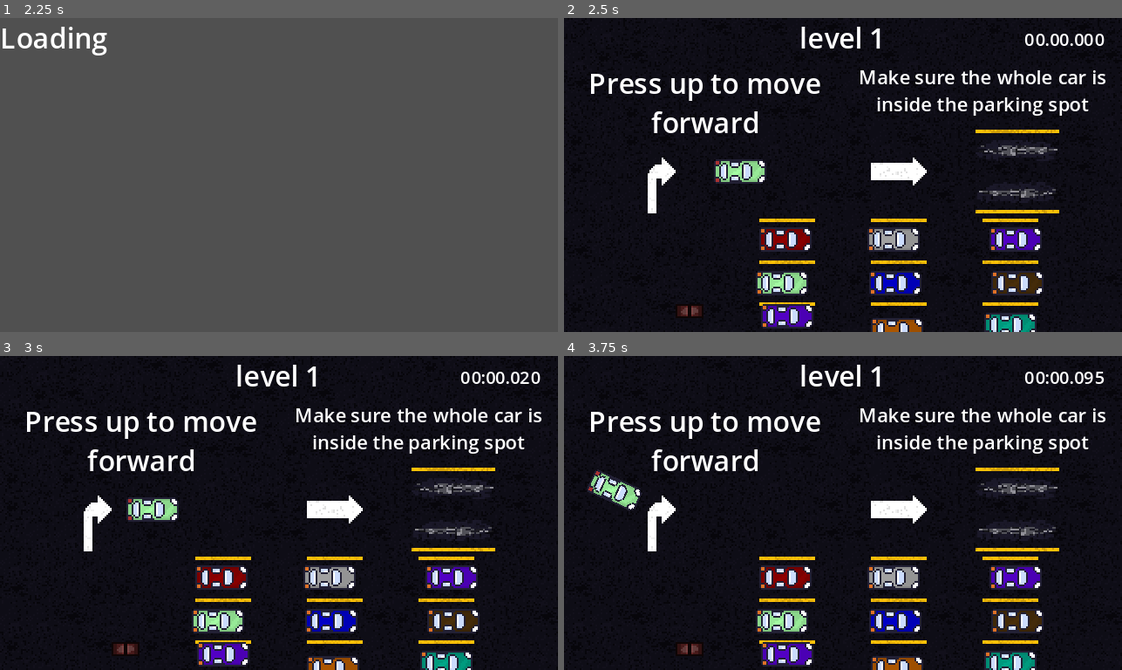
Above: before the commit, frames 1-4 (two rows, left to right).
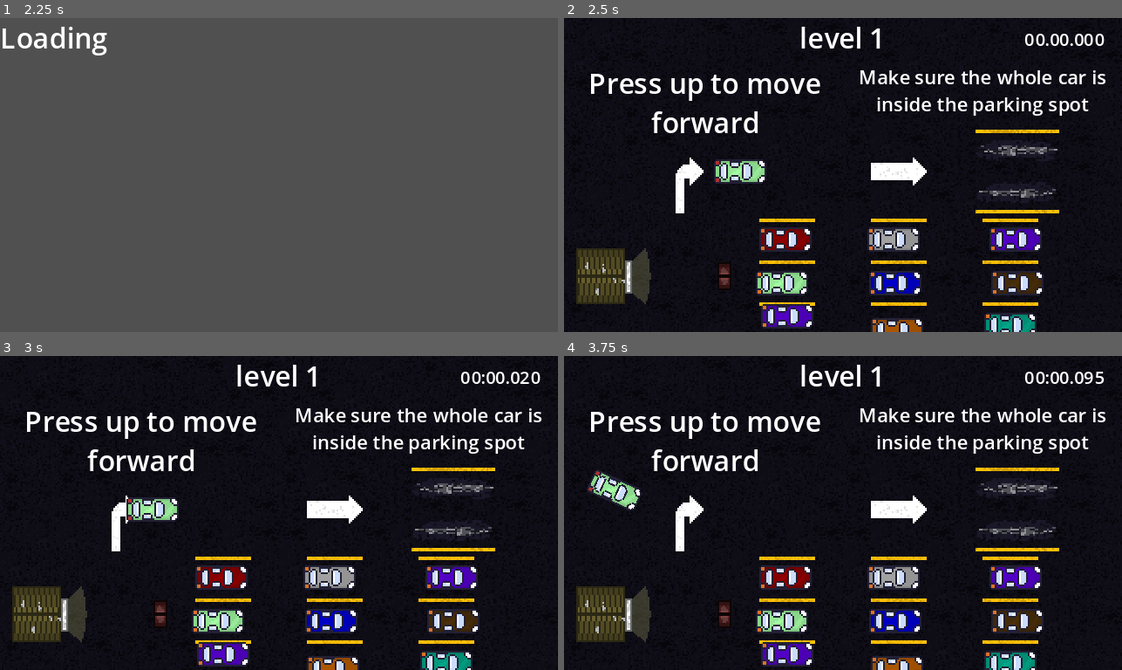
Above: after the commit, the same moments.

Repository: symbol24/2btnControl
Game: Godot game, scene res://Scenes/UI/boot.tscn
Two runs of this game, one before a commit and one after it. Both use one fixed random seed, a clock stepped at 60 frames per second and the inputs below.
Inputs (mouse positions are in pixels of both pictures, inside the frame that each line leads up to):
- Up to frame 1 (2.25 s): click "Play" at 0.5 s; click "Play" at 1.25 s; tap Enter at 2 s; move the mouse to (401, 159) at 2.02 s; hold Up (forward) from 2.03 s (still down); click (401, 159) at 2.17 s
- Up to frame 2 (2.5 s): keep holding Up (forward)
- Up to frame 3 (3 s): tap R (reset) at 2.75 s; move the mouse to (167, 528) at 2.77 s; release Up (forward) at 2.78 s; hold Down (backward) from 2.78 s (still down)
- Up to frame 4 (3.75 s): move the mouse to (898, 443) at 3.52 s; release Down (backward) at 3.53 s; hold Up (forward) from 3.53 s (still down)

Frame 1 is identical in both runs. In frame 2, 3.2% of the frame differs, in the area x 2-30%, y 44-95%; in frame 3, 3.1%; in frame 4, 3.2%.

Commit message:
added hut and key kiosk

Diff:
--- a/Data/parking_tileset.tres
+++ b/Data/parking_tileset.tres
@@ -1,48 +1,45 @@
-[gd_resource type="TileSet" load_steps=17 format=3 uid="uid://ctb0cwkl7fnqv"]
+[gd_resource type="TileSet" load_steps=16 format=3 uid="uid://ctb0cwkl7fnqv"]
 
 [ext_resource type="Texture2D" uid="uid://dmwexkt2j14ik" path="res://Textures/parking_sprite.png" id="1_dqrne"]
-
-[sub_resource type="TileMapPattern" id="TileMapPattern_312rq"]
-tile_data = PackedInt32Array(0, 0, 0, 65536, 0, 1, 1, 65536, 0, 65537, 65536, 1)
 
 [sub_resource type="TileMapPattern" id="TileMapPattern_d5n2u"]
 tile_data = PackedInt32Array(0, 131072, 0)
 
+[sub_resource type="TileMapPattern" id="TileMapPattern_evoqr"]
+tile_data = PackedInt32Array(0, 0, 8, 65536, 0, 9, 1, 65536, 8, 65537, 65536, 9)
+
+[sub_resource type="TileMapPattern" id="TileMapPattern_oeqdg"]
+tile_data = PackedInt32Array(0, 524288, 0, 65536, 524288, 1, 131072, 524288, 2, 1, 589824, 0, 65537, 589824, 1, 131073, 589824, 2)
+
+[sub_resource type="TileMapPattern" id="TileMapPattern_sf0r3"]
+tile_data = PackedInt32Array(0, 524288, 6, 65536, 524288, 7, 1, 589824, 6, 65537, 589824, 7)
+
+[sub_resource type="TileMapPattern" id="TileMapPattern_is3j5"]
+tile_data = PackedInt32Array(0, 458752, 4, 65536, 458752, 5, 1, 524288, 4, 65537, 524288, 5, 2, 589824, 4, 65538, 589824, 5)
+
+[sub_resource type="TileMapPattern" id="TileMapPattern_w65l2"]
+tile_data = PackedInt32Array(0, 131072, 7, 65536, 131072, 8, 131072, 131072, 9, 1, 196608, 7, 65537, 196608, 8, 131073, 196608, 9, 2, 262144, 7, 65538, 262144, 8, 131074, 262144, 9)
+
+[sub_resource type="TileMapPattern" id="TileMapPattern_vvbye"]
+tile_data = PackedInt32Array(0, 327680, 8, 65536, 327680, 9)
+
+[sub_resource type="TileMapPattern" id="TileMapPattern_eqbjt"]
+tile_data = PackedInt32Array(0, 393216, 7, 65536, 393216, 8, 131072, 393216, 9)
+
+[sub_resource type="TileMapPattern" id="TileMapPattern_087go"]
+tile_data = PackedInt32Array(0, 458752, 9, 1, 524288, 9, 2, 589824, 9)
+
+[sub_resource type="TileMapPattern" id="TileMapPattern_jpxro"]
+tile_data = PackedInt32Array(0, 0, 0, 65536, 0, 1, 131072, 0, 2, 1, 65536, 0, 65537, 65536, 1, 131073, 65536, 2)
+
+[sub_resource type="TileMapPattern" id="TileMapPattern_51xyg"]
+tile_data = PackedInt32Array(0, 131072, 2, 1, 196608, 2)
+
+[sub_resource type="TileMapPattern" id="TileMapPattern_yq02v"]
+tile_data = PackedInt32Array(0, 262144, 2, 1, 327680, 2)
+
 [sub_resource type="TileMapPattern" id="TileMapPattern_afu6m"]
 tile_data = PackedInt32Array(0, 393216, 0, 65536, 393216, 1, 1, 458752, 0, 65537, 458752, 1)
-
-[sub_resource type="TileMapPattern" id="TileMapPattern_oeqdg"]
-tile_data = PackedInt32Array(0, 524288, 0, 65536, 524288, 1, 131072, 524288, 2, 1, 589824, 0, 65537, 589824, 1, 131073, 589824, 2)
-
-[sub_resource type="TileMapPattern" id="TileMapPattern_sf0r3"]
-tile_data = PackedInt32Array(0, 524288, 6, 65536, 524288, 7, 1, 589824, 6, 65537, 589824, 7)
-
-[sub_resource type="TileMapPattern" id="TileMapPattern_is3j5"]
-tile_data = PackedInt32Array(0, 458752, 4, 65536, 458752, 5, 1, 524288, 4, 65537, 524288, 5, 2, 589824, 4, 65538, 589824, 5)
-
-[sub_resource type="TileMapPattern" id="TileMapPattern_evoqr"]
-tile_data = PackedInt32Array(0, 0, 8, 65536, 0, 9, 1, 65536, 8, 65537, 65536, 9)
-
-[sub_resource type="TileMapPattern" id="TileMapPattern_w65l2"]
-tile_data = PackedInt32Array(0, 131072, 7, 65536, 131072, 8, 131072, 131072, 9, 1, 196608, 7, 65537, 196608, 8, 131073, 196608, 9, 2, 262144, 7, 65538, 262144, 8, 131074, 262144, 9)
-
-[sub_resource type="TileMapPattern" id="TileMapPattern_vvbye"]
-tile_data = PackedInt32Array(0, 327680, 8, 65536, 327680, 9)
-
-[sub_resource type="TileMapPattern" id="TileMapPattern_eqbjt"]
-tile_data = PackedInt32Array(0, 393216, 7, 65536, 393216, 8, 131072, 393216, 9)
-
-[sub_resource type="TileMapPattern" id="TileMapPattern_087go"]
-tile_data = PackedInt32Array(0, 458752, 9, 1, 524288, 9, 2, 589824, 9)
-
-[sub_resource type="TileMapPattern" id="TileMapPattern_jpxro"]
-tile_data = PackedInt32Array(0, 0, 0, 65536, 0, 1, 131072, 0, 2, 1, 65536, 0, 65537, 65536, 1, 131073, 65536, 2)
-
-[sub_resource type="TileMapPattern" id="TileMapPattern_51xyg"]
-tile_data = PackedInt32Array(0, 131072, 2, 1, 196608, 2)
-
-[sub_resource type="TileMapPattern" id="TileMapPattern_yq02v"]
-tile_data = PackedInt32Array(0, 262144, 2, 1, 327680, 2)
 
 [sub_resource type="TileSetAtlasSource" id="TileSetAtlasSource_lffox"]
 texture = ExtResource("1_dqrne")
@@ -323,17 +320,16 @@
 terrain_set_0/terrain_1/name = "cement"
 terrain_set_0/terrain_1/color = Color(0.392157, 0.392157, 0.392157, 1)
 sources/0 = SubResource("TileSetAtlasSource_lffox")
-pattern_0 = SubResource("TileMapPattern_312rq")
-pattern_1 = SubResource("TileMapPattern_d5n2u")
-pattern_2 = SubResource("TileMapPattern_evoqr")
-pattern_3 = SubResource("TileMapPattern_w65l2")
-pattern_4 = SubResource("TileMapPattern_vvbye")
-pattern_5 = SubResource("TileMapPattern_eqbjt")
-pattern_6 = SubResource("TileMapPattern_087go")
-pattern_7 = SubResource("TileMapPattern_jpxro")
-pattern_8 = SubResource("TileMapPattern_51xyg")
-pattern_9 = SubResource("TileMapPattern_yq02v")
-pattern_10 = SubResource("TileMapPattern_afu6m")
-pattern_11 = SubResource("TileMapPattern_oeqdg")
-pattern_12 = SubResource("TileMapPattern_sf0r3")
-pattern_13 = SubResource("TileMapPattern_is3j5")
+pattern_0 = SubResource("TileMapPattern_d5n2u")
+pattern_1 = SubResource("TileMapPattern_evoqr")
+pattern_2 = SubResource("TileMapPattern_w65l2")
+pattern_3 = SubResource("TileMapPattern_vvbye")
+pattern_4 = SubResource("TileMapPattern_eqbjt")
+pattern_5 = SubResource("TileMapPattern_087go")
+pattern_6 = SubResource("TileMapPattern_jpxro")
+pattern_7 = SubResource("TileMapPattern_51xyg")
+pattern_8 = SubResource("TileMapPattern_yq02v")
+pattern_9 = SubResource("TileMapPattern_afu6m")
+pattern_10 = SubResource("TileMapPattern_oeqdg")
+pattern_11 = SubResource("TileMapPattern_sf0r3")
+pattern_12 = SubResource("TileMapPattern_is3j5")
--- a/Scenes/Levels/level_001.tscn
+++ b/Scenes/Levels/level_001.tscn
@@ -1,10 +1,12 @@
-[gd_scene load_steps=10 format=4 uid="uid://d2o180h6k4x"]
+[gd_scene load_steps=12 format=4 uid="uid://d2o180h6k4x"]
 
 [ext_resource type="PackedScene" uid="uid://b42l5e3jvdua0" path="res://Scenes/ParkingSpots/parking_spot_big.tscn" id="1_aaa2t"]
 [ext_resource type="TileSet" uid="uid://ctb0cwkl7fnqv" path="res://Data/parking_tileset.tres" id="1_ahuuo"]
 [ext_resource type="PackedScene" uid="uid://ogo7kqhsjr16" path="res://Scenes/PlayerCar/player_car.tscn" id="2_ghmxe"]
 [ext_resource type="Theme" uid="uid://ccmutdk2gfuxo" path="res://Data/UI/main_theme.tres" id="3_mmyvb"]
 [ext_resource type="PackedScene" uid="uid://cmke2lvyylppx" path="res://Scenes/Obstacles/car.tscn" id="5_a841p"]
+[ext_resource type="PackedScene" uid="uid://bwl2vsp3q63hm" path="res://Scenes/Obstacles/hut.tscn" id="6_fd644"]
+[ext_resource type="PackedScene" uid="uid://bqyk60yoy0w0g" path="res://Scenes/Obstacles/key_kiosk.tscn" id="6_ncjwt"]
 
 [sub_resource type="SegmentShape2D" id="SegmentShape2D_jtjmp"]
 b = Vector2(320, 0)
@@ -26,12 +28,12 @@
 tile_set = ExtResource("1_ahuuo")
 
 [node name="fluff" type="TileMapLayer" parent="."]
-tile_map_data = PackedByteArray("AAALAAUAAAACAAIAAAAMAAUAAAADAAIAAAAEAAoAAAACAAAAAAA=")
+tile_map_data = PackedByteArray("AAALAAUAAAACAAIAAAAMAAUAAAADAAIAAAA=")
 tile_set = ExtResource("1_ahuuo")
 
 [node name="spots" type="TileMapLayer" parent="."]
 rotation = 1.5708
-tile_map_data = PackedByteArray("AAARAAgAAAAIAAYAAAARAAkAAAA …(387 unchanged characters)… cAAAALAPf/AAAJAAYAAAALAPj/AAAJAAcAAAAFAPz/AAAEAAIAAAAGAPz/AAAFAAIAAAA=")
+tile_map_data = PackedByteArray("AAARAAgAAAAIAAYAAAARAAkAAAA …(387 unchanged characters)… cAAAALAPf/AAAJAAYAAAALAPj/AAAJAAcAAAAFAPv/AAAEAAIAAAAGAPv/AAAFAAIAAAA=")
 tile_set = ExtResource("1_ahuuo")
 
 [node name="ColorRect" type="ColorRect" parent="."]
@@ -135,3 +137,11 @@
 
 [node name="car12" parent="cars" instance=ExtResource("5_a841p")]
 position = Vector2(128, 171)
+
+[node name="KeyKiosk" parent="." instance=ExtResource("6_ncjwt")]
+position = Vector2(92, 148)
+rotation = 1.5708
+
+[node name="hut" parent="." instance=ExtResource("6_fd644")]
+position = Vector2(23, 148)
+rotation = -1.5708
--- a/Scenes/Levels/level_002.tscn
+++ b/Scenes/Levels/level_002.tscn
@@ -1,9 +1,11 @@
-[gd_scene load_steps=9 format=4 uid="uid://cv40isjamhbcs"]
+[gd_scene load_steps=11 format=4 uid="uid://cv40isjamhbcs"]
 
 [ext_resource type="TileSet" uid="uid://ctb0cwkl7fnqv" path="res://Data/parking_tileset.tres" id="1_pimng"]
 [ext_resource type="PackedScene" uid="uid://ogo7kqhsjr16" path="res://Scenes/PlayerCar/player_car.tscn" id="2_sst6x"]
 [ext_resource type="PackedScene" uid="uid://b42l5e3jvdua0" path="res://Scenes/ParkingSpots/parking_spot_big.tscn" id="3_2dm42"]
 [ext_resource type="Theme" uid="uid://ccmutdk2gfuxo" path="res://Data/UI/main_theme.tres" id="3_t4mjm"]
+[ext_resource type="PackedScene" uid="uid://bwl2vsp3q63hm" path="res://Scenes/Obstacles/hut.tscn" id="5_5nwgp"]
+[ext_resource type="PackedScene" uid="uid://bqyk60yoy0w0g" path="res://Scenes/Obstacles/key_kiosk.tscn" id="6_8qn8l"]
 
 [sub_resource type="SegmentShape2D" id="SegmentShape2D_jtjmp"]
 b = Vector2(320, 0)
@@ -88,3 +90,9 @@
 bbcode_enabled = true
 text = "[center]Press down to move backward[/center]"
 scroll_active = false
+
+[node name="hut" parent="." instance=ExtResource("5_5nwgp")]
+position = Vector2(295, 88)
+
+[node name="KeyKiosk" parent="." instance=ExtResource("6_8qn8l")]
+position = Vector2(295, 142)
--- a/Scenes/Levels/level_003.tscn
+++ b/Scenes/Levels/level_003.tscn
@@ -1,10 +1,12 @@
-[gd_scene load_steps=10 format=4 uid="uid://cbk1fur20grw"]
+[gd_scene load_steps=12 format=4 uid="uid://cbk1fur20grw"]
 
 [ext_resource type="PackedScene" uid="uid://be11c04vgrym2" path="res://Scenes/ParkingSpots/parking_spot.tscn" id="1_1pvqv"]
 [ext_resource type="TileSet" uid="uid://ctb0cwkl7fnqv" path="res://Data/parking_tileset.tres" id="1_qnu31"]
 [ext_resource type="PackedScene" uid="uid://ogo7kqhsjr16" path="res://Scenes/PlayerCar/player_car.tscn" id="2_b4pv4"]
 [ext_resource type="Theme" uid="uid://ccmutdk2gfuxo" path="res://Data/UI/main_theme.tres" id="3_nw0em"]
 [ext_resource type="PackedScene" uid="uid://cmke2lvyylppx" path="res://Scenes/Obstacles/car.tscn" id="5_o70wl"]
+[ext_resource type="PackedScene" uid="uid://bqyk60yoy0w0g" path="res://Scenes/Obstacles/key_kiosk.tscn" id="6_4uulj"]
+[ext_resource type="PackedScene" uid="uid://bwl2vsp3q63hm" path="res://Scenes/Obstacles/hut.tscn" id="7_ah1e4"]
 
 [sub_resource type="SegmentShape2D" id="SegmentShape2D_jtjmp"]
 b = Vector2(320, 0)
@@ -35,6 +37,11 @@
 position = Vector2(93, 76)
 rotation = -2.62328
 tile_map_data = PackedByteArray("AAD//wAAAAACAAIAAAAAAAAAAAADAAIAAAA=")
+tile_set = ExtResource("1_qnu31")
+
+[node name="arrows2" type="TileMapLayer" parent="."]
+rotation = -1.5708
+tile_map_data = PackedByteArray("AAD7/w8AAAAEAAIAAAD8/w8AAAAFAAIAAAA=")
 tile_set = ExtResource("1_qnu31")
 
 [node name="world_boundries" type="StaticBody2D" parent="."]
@@ -108,3 +115,11 @@
 [node name="car6" parent="cars" instance=ExtResource("5_o70wl")]
 position = Vector2(56, 15)
 rotation = 0.575959
+
+[node name="KeyKiosk" parent="." instance=ExtResource("6_4uulj")]
+position = Vector2(225, 23)
+rotation = 1.5708
+
+[node name="hut" parent="." instance=ExtResource("7_ah1e4")]
+position = Vector2(285, 22)
+rotation = 1.5708
--- a/Scenes/Levels/level_004.tscn
+++ b/Scenes/Levels/level_004.tscn
@@ -1,10 +1,12 @@
-[gd_scene load_steps=10 format=4 uid="uid://dfdjd2puot7rf"]
+[gd_scene load_steps=12 format=4 uid="uid://dfdjd2puot7rf"]
 
 [ext_resource type="TileSet" uid="uid://ctb0cwkl7fnqv" path="res://Data/parking_tileset.tres" id="1_3kcsm"]
 [ext_resource type="PackedScene" uid="uid://b42l5e3jvdua0" path="res://Scenes/ParkingSpots/parking_spot_big.tscn" id="1_r6xx6"]
 [ext_resource type="PackedScene" uid="uid://ogo7kqhsjr16" path="res://Scenes/PlayerCar/player_car.tscn" id="2_hvc0u"]
 [ext_resource type="PackedScene" uid="uid://cmke2lvyylppx" path="res://Scenes/Obstacles/car.tscn" id="3_tkcre"]
 [ext_resource type="Theme" uid="uid://ccmutdk2gfuxo" path="res://Data/UI/main_theme.tres" id="4_47tm5"]
+[ext_resource type="PackedScene" uid="uid://bwl2vsp3q63hm" path="res://Scenes/Obstacles/hut.tscn" id="6_1lrle"]
+[ext_resource type="PackedScene" uid="uid://bqyk60yoy0w0g" path="res://Scenes/Obstacles/key_kiosk.tscn" id="7_ib78o"]
 
 [sub_resource type="SegmentShape2D" id="SegmentShape2D_jtjmp"]
 b = Vector2(320, 0)
@@ -137,3 +139,9 @@
 [node name="car12" parent="cars" instance=ExtResource("3_tkcre")]
 position = Vector2(287, 143)
 rotation = -1.5708
+
+[node name="hut" parent="." instance=ExtResource("6_1lrle")]
+position = Vector2(22, 21)
+
+[node name="KeyKiosk" parent="." instance=ExtResource("7_ib78o")]
+position = Vector2(22, 76)
--- a/Scenes/Levels/level_005.tscn
+++ b/Scenes/Levels/level_005.tscn
@@ -6,6 +6,8 @@
 [ext_resource type="PackedScene" uid="uid://cmke2lvyylppx" path="res://Scenes/Obstacles/car.tscn" id="3_p1foj"]
 [ext_resource type="PackedScene" uid="uid://bnvrv7ryb8k5d" path="res://Scenes/Obstacles/bumper.tscn" id="4_1aptr"]
 [ext_resource type="Theme" uid="uid://ccmutdk2gfuxo" path="res://Data/UI/main_theme.tres" id="4_ja32d"]
+[ext_resource type="PackedScene" uid="uid://bqyk60yoy0w0g" path="res://Scenes/Obstacles/key_kiosk.tscn" id="6_sclnp"]
+[ext_resource type="PackedScene" uid="uid://bwl2vsp3q63hm" path="res://Scenes/Obstacles/hut.tscn" id="7_da615"]
 
 [sub_resource type="SegmentShape2D" id="SegmentShape2D_jtjmp"]
 b = Vector2(320, 0)
@@ -89,6 +91,14 @@
 position = Vector2(145, 141)
 rotation = 3.14159
 
+[node name="KeyKiosk" parent="obstacles" instance=ExtResource("6_sclnp")]
+position = Vector2(26, 151)
+rotation = 1.5708
+
+[node name="hut" parent="obstacles" instance=ExtResource("7_da615")]
+position = Vector2(97, 151)
+rotation = 1.5708
+
 [node name="cars" type="Node2D" parent="."]
 
 [node name="car" parent="cars" instance=ExtResource("3_p1foj")]
--- /dev/null
+++ b/Scenes/Obstacles/hut.tscn
@@ -0,0 +1,16 @@
+[gd_scene load_steps=3 format=4 uid="uid://bwl2vsp3q63hm"]
+
+[ext_resource type="TileSet" uid="uid://ctb0cwkl7fnqv" path="res://Data/parking_tileset.tres" id="1_qkvkm"]
+
+[sub_resource type="RectangleShape2D" id="RectangleShape2D_yyv8x"]
+size = Vector2(32, 28)
+
+[node name="hut" type="StaticBody2D"]
+
+[node name="collider" type="CollisionShape2D" parent="."]
+position = Vector2(0, -2)
+shape = SubResource("RectangleShape2D_yyv8x")
+
+[node name="TileMapLayer" type="TileMapLayer" parent="."]
+tile_map_data = PackedByteArray("AAD/////AAAAAAAAAAD//wAAAAAAAAEAAAD//wEAAAAAAAIAAAAAAP//AAABAAAAAAAAAAAAAAABAAEAAAAAAAEAAAABAAIAAAA=")
+tile_set = ExtResource("1_qkvkm")
--- /dev/null
+++ b/Scenes/Obstacles/key_kiosk.tscn
@@ -0,0 +1,16 @@
+[gd_scene load_steps=3 format=3 uid="uid://bqyk60yoy0w0g"]
+
+[ext_resource type="TileSet" uid="uid://ctb0cwkl7fnqv" path="res://Data/parking_tileset.tres" id="1_8skjd"]
+
+[sub_resource type="RectangleShape2D" id="RectangleShape2D_xcspx"]
+size = Vector2(16, 8)
+
+[node name="KeyKiosk" type="StaticBody2D"]
+
+[node name="collider" type="CollisionShape2D" parent="."]
+shape = SubResource("RectangleShape2D_xcspx")
+
+[node name="TileMapLayer" type="TileMapLayer" parent="."]
+position = Vector2(-8, -8)
+tile_map_data = PackedByteArray(0, 0, 0, 0, 0, 0, 0, 0, 2, 0, 0, 0, 0, 0)
+tile_set = ExtResource("1_8skjd")
Not shown: 1 places in Scenes/Levels/level_005.tscn that only renumber resources
Binary file changed: Textures/parking_sprite.aseprite
Binary file changed: Textures/parking_sprite.png
